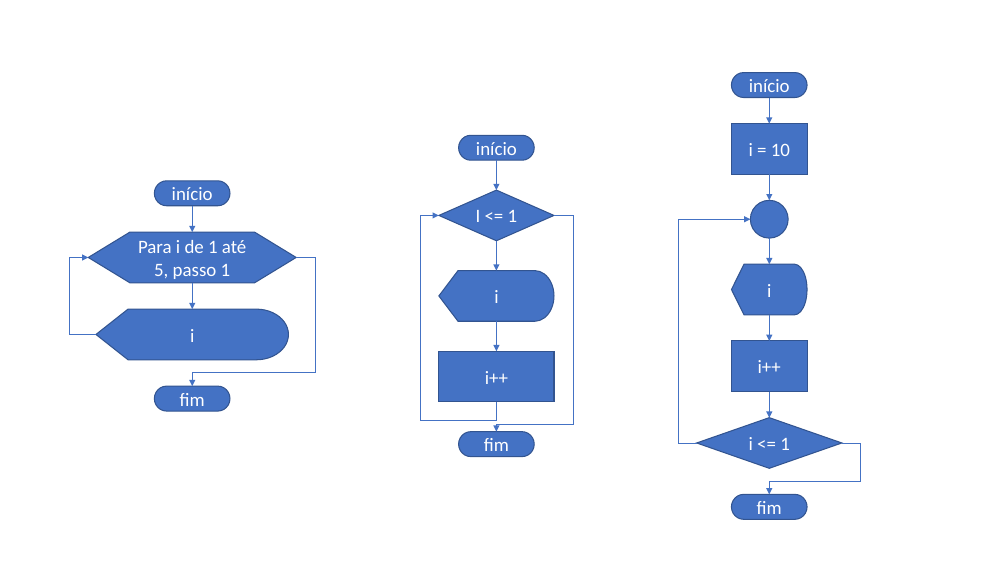
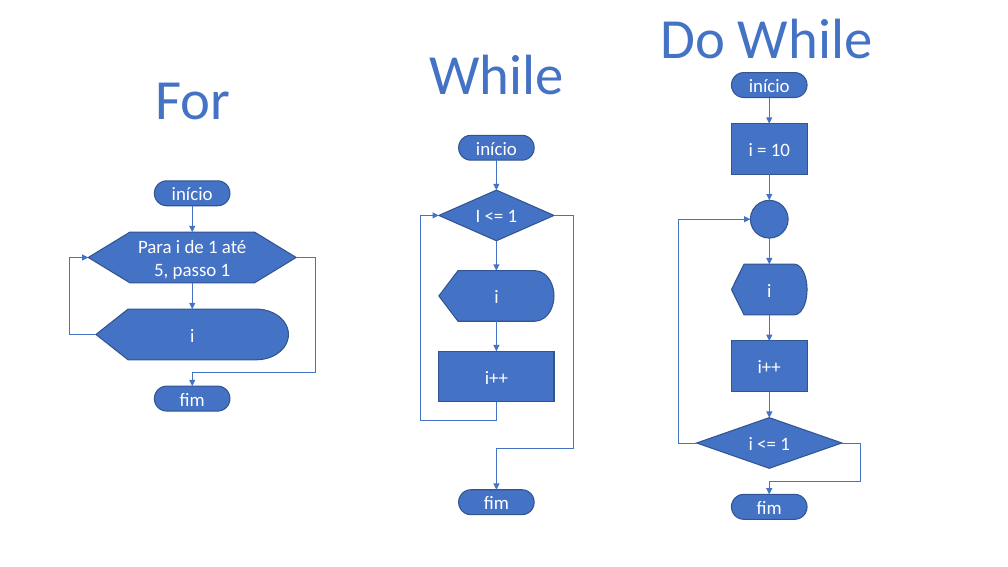
Before and after one commit to MatheusLPolidoro/ETEC, a slide deck: slide 1 of Programacao-Algoritimo/Cpp/aula-23-11/fluxograma.pptx. Drawn at 1008x567 pixels with LibreOffice and Linux fonts; fonts in the diff are those of the drawing. Boxes give left, top, right and bottom in pixels: in the first picture for what was removed or moved away, otherwise in the second. Text is boxed around its words. In the diff, an @@ line names an element or a change of style, - is before the commit and + after.

```diff
--- a/Programacao-Algoritimo/Cpp/aula-23-11/fluxograma.pptx
+++ b/Programacao-Algoritimo/Cpp/aula-23-11/fluxograma.pptx
@@ text added at [660, 18, 872, 59], 54 pt, text #4472C4 @@
+Do While
@@ text added at [429, 54, 563, 95], 54 pt, text #4472C4 @@
+While
@@ text added at [156, 82, 231, 120], 54 pt, text #4472C4 @@
+For
@@ elbow arrow moved from (554, 216) - (497, 432) to (554, 216) - (497, 490) @@
@@ pill shape "fim": place and size @@
-pill shape "fim" at [459, 432, 535, 457]
+pill shape "fim" at [459, 490, 535, 515]
```
Also in this commit, not shown: 4 other files.
